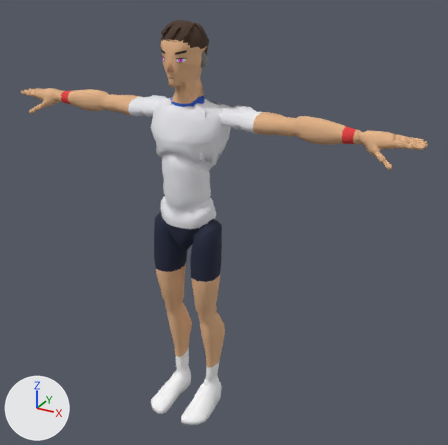
An edit to the glTF model sweetspot/models/players/p15.glb, drawn before and after from the same camera.
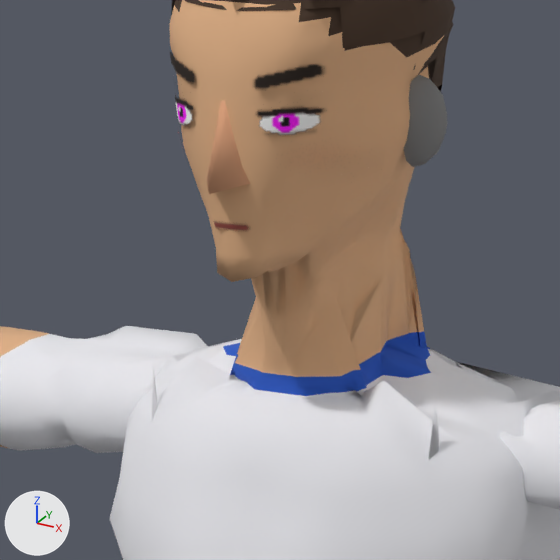
The first picture shows the older version from a 50 mm camera at (1.361, -2.148, 2.07) aimed at (0.141, 0.071, 0.961). The close-ups show the older and then the newer version on the part from 29% to 51% of the width and 9% to 30% of the height of that picture. Only the edits that show in the close-ups are written down. Arrows for +X, +Y and +Z are at lower left; the lights stay in place. Vertices at exactly the same position are counted once.

The first close-up shows 'Body', 'Ear', 'Face', 'Hair', 'Nose'.
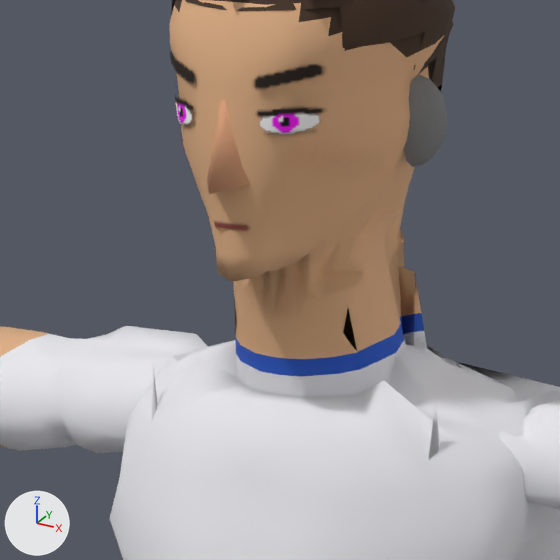
Location of each change, [x1, y1, x2, y2] in pixels of the close-ups (560 x 560 px; the box of a moved part takes in the faces that stretch with it):
```json
{"part": 1, "of": "me_mannequin", "change": "moved or reshaped", "before": [197, 217, 462, 415], "after": [201, 216, 462, 407]}
{"part": 2, "of": "me_mannequin", "change": "surface changed", "before": [260, 361, 302, 384], "after": [260, 361, 302, 384]}
```

Edits to the scene script, one JSON object a line:
```json
{"block": "me_mannequin", "where": "# used by ob_body; location = (0.0, 0.0, 0.0)"}
{"op": "remove", "block": "me_mannequin", "code": "me_mannequin.from_pydata(...)  # 8058 vertices, 15870 faces; spans x -0.97..0.97, y -0.21..0.14, z 0.0..1.8"}
{"op": "add", "block": "me_mannequin", "code": "me_mannequin.from_pydata(...)  # 8062 vertices, 15878 faces; spans x -0.97..0.97, y -0.21..0.14, z 0.0..1.8"}
{"block": "me_mannequin", "change": "me_mannequin part 1: 92 vertices moved from x -0.06..0.07, y -0.04..0.05, z 1.5..1.59 to x -0.05..0.06, y -0.05..0.07, z 1.5..1.59; 105 vertices removed from x -0.09..0.09, y -0.05..0.05, z 1.48..1.55; 109 vertices added at x -0.06..0.06, y -0.05..0.06, z 1.48..1.55"}
{"block": "me_mannequin", "change": "me_mannequin part 2: 15 kept faces spanning x -0.05..0.02, y -0.05..0.04, z 1.5..1.52 get new texture (UV) coordinates"}
```
